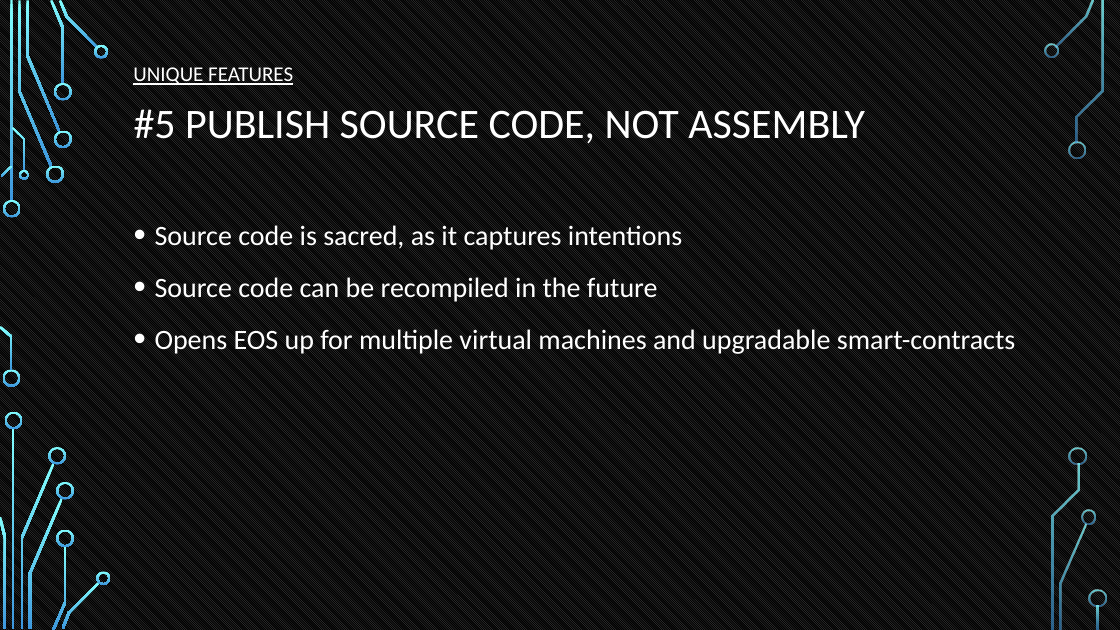
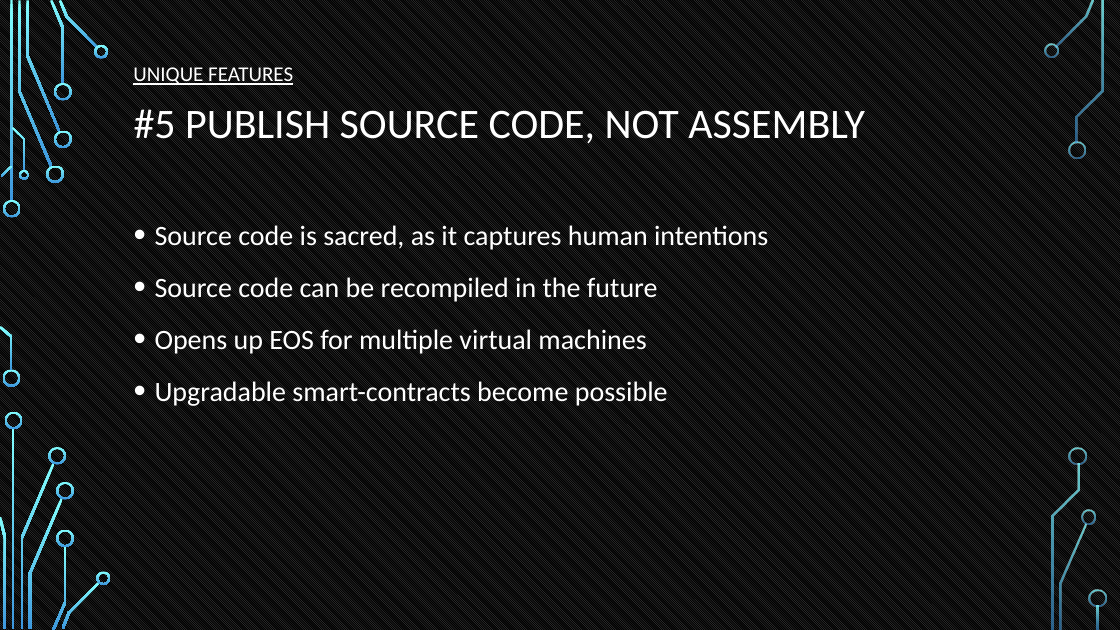
Before and after one commit to tokenika/tokenika.github.io, a slide deck: slide 33 of WarsawBlock.pptx. Drawn at 1120x630 pixels with LibreOffice and Linux fonts; fonts in the diff are those of the drawing; background and template pictures are left out. Boxes give left, top, right and bottom in pixels: in the first picture for what was removed or moved away, otherwise in the second. Text is boxed around its words. In the diff, an @@ line names an element or a change of style, - is before the commit and + after.

```diff
--- a/WarsawBlock.pptx
+++ b/WarsawBlock.pptx
@@ text at [155,225,768,250]: text changed @@
-• Source code is sacred, as it captures intentions
+• Source code is sacred, as it captures human intentions
@@ text at [155,329,668,406]: text changed @@
-• Opens EOS up for multiple virtual machines and upgradable smart-contracts
+• Opens up EOS for multiple virtual machines
+• Upgradable smart-contracts become possible
```
Also in this commit, not shown: 15 other slides changed, 1 slide added, 3 other files.
